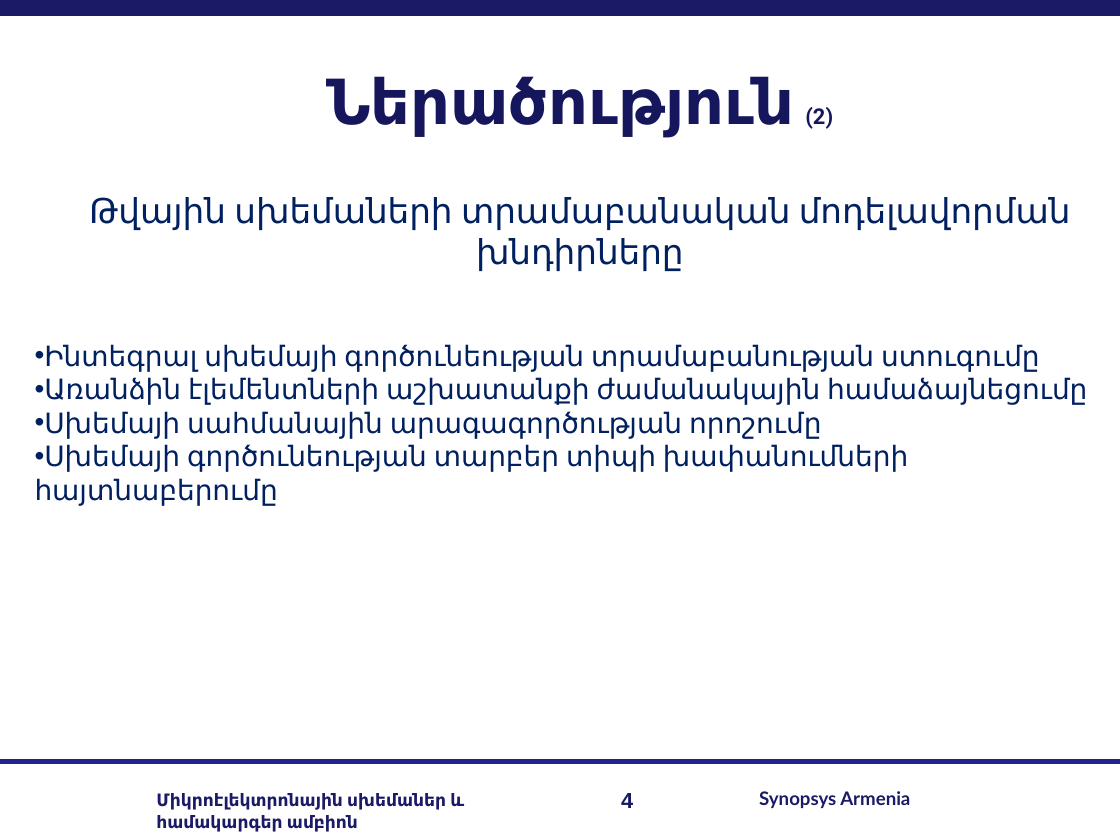
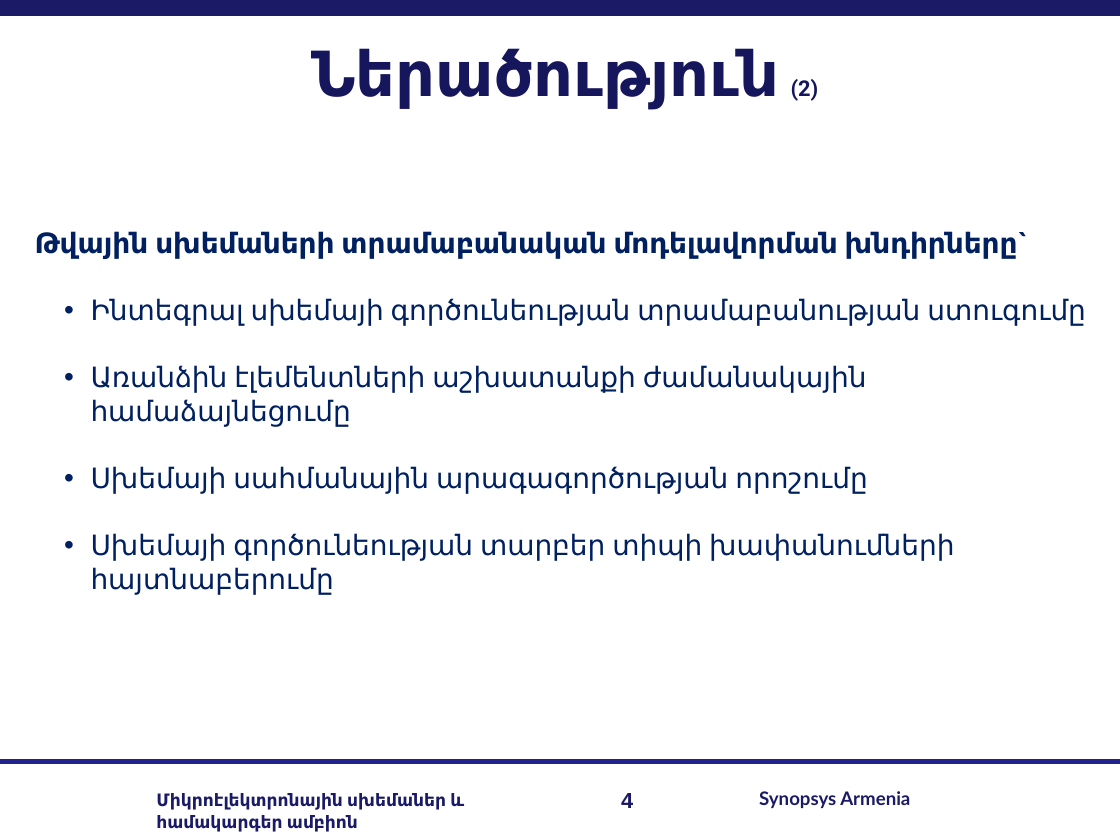
Before and after one commit to RazKarapetyan/Master_thesis, a slide deck: slide 4 of My real work/my_master_slides.pptx. Drawn at 1120x840 pixels with LibreOffice and Linux fonts; fonts in the diff are those of the drawing; background and template pictures are left out. Boxes give left, top, right and bottom in pixels: in the first picture for what was removed or moved away, otherwise in the second. Text is boxed around its words. In the diff, an @@ line names an element or a change of style, - is before the commit and + after.

```diff
--- a/My real work/my_master_slides.pptx
+++ b/My real work/my_master_slides.pptx
@@ text "Ներածություն (2)": place and size @@
-text "Ներածություն (2)" at box(89, 76, 1071, 271)
+text "Ներածություն (2)" at box(312, 48, 819, 109)
@@ text "Թվային սխեմաների տրամաբանական մոդելավորման խնդիրները`": place and size @@
-text "Թվային սխեմաների տրամաբանական մոդելավորման խնդիրները`" at box(44, 344, 1087, 472)
+text "Թվային սխեմաների տրամաբանական մոդելավորման խնդիրները`" at box(35, 231, 1086, 595)
@@ text at box(89, 197, 1071, 271): paragraph removed @@
-Թվային սխեմաների տրամաբանական մոդելավորման խնդիրները
@@ text at box(35, 231, 1028, 259): paragraph added @@
+Թվային սխեմաների տրամաբանական մոդելավորման խնդիրները`
@@ text at box(91, 298, 1086, 595): list level 1 to 2 in "Ինտեգրալ սխեմայի գործունեության տրամաբանության ստուգումը"; list level 1 to 2 in "Առանձին էլեմենտների աշխատանքի ժամանակային համաձայնեցումը"; list level 1 to 2 in "Սխեմայի սահմանային արագագործության որոշումը"; list level 1 to 2 in "Սխեմայի գործունեության տարբեր տիպի խափանումների ..." @@
```
Also in this commit, not shown: 8 other slides changed, 1 slide added.
